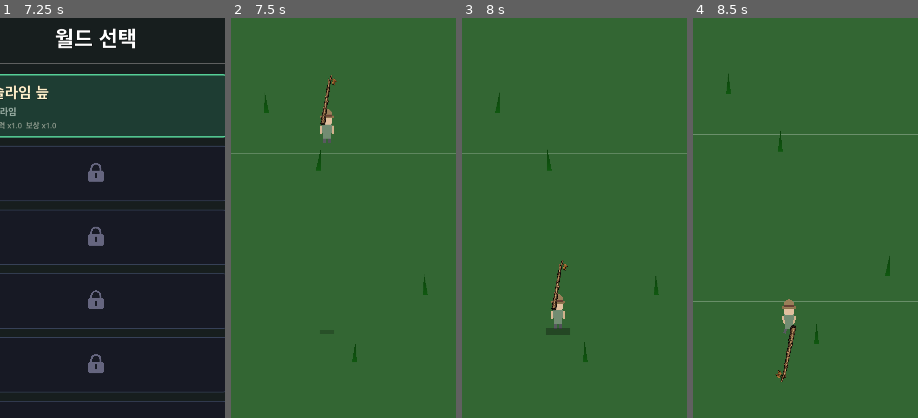
Above: before the commit, frames 1-4 (left to right).
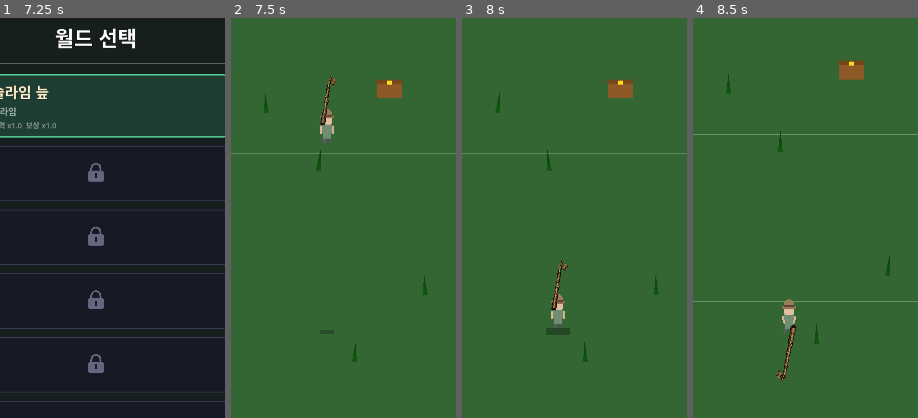
Above: after the commit, the same moments.

Repository: yellyB/game-kill_grass
Game: Godot game, scene res://scenes/ui/main_menu.tscn
The game is run twice, just before and just after one commit, with the same random seed, the same clock (stepped at 60 frames per second) and the same inputs. Sound files missing from this copy of the repository are replaced by a short silence.
Inputs (mouse positions are % of the whole screen's width and height, from its top left):
- Up to frame 1 (7.25 s): drag from (84, 5) to (60, 28) at 0.52 s; click (50, 50) at 1.25 s; drag from (30, 55) to (45, 70) at 2.02 s; move the mouse to (60, 28) at 2.77 s; hold D (move_right) 2.78-3.5 s; drag from (45, 70) to (20, 35) at 3.52 s; move the mouse to (80, 65) at 4.27 s; hold A (move_left) 4.28-5 s; click "건너뛰기" at 5 s; tap Enter at 5.75 s; drag from (20, 35) to (35, 25) at 5.77 s; click (50, 60) at 6.5 s
- Up to frame 2 (7.5 s): click "게임 입장" at 7.25 s
- Up to frame 3 (8 s): no input
- Up to frame 4 (8.5 s): move the mouse to (55, 50) at 8.02 s; hold S (move_down) from 8.03 s (still down); click (55, 50) at 8.17 s
The pictures show only the part of the screen within x 29-79%, y 12-62%; the shares and areas given below are measured in that part.

Frame 1 is identical in both runs. In frame 2, 0.5% of the frame differs, in the area x 64-77%, y 15-20%; in frame 3, 0.5%; in frame 4, 0.5%, in the area x 64-77%, y 10-16%.

Commit message:
Fix chest spawning on initial chunks and allow multiple chests
- Move chest signal connection to _ready() so initial chunk loads
  trigger chest spawn chance
- Remove single-chest-on-field restriction to allow multiple chests

Co-Authored-By: Claude Opus 4.6 <noreply@anthropic.com>

Diff:
--- a/scripts/monster_spawner.gd
+++ b/scripts/monster_spawner.gd
@@ -252,6 +252,12 @@
 var grass_spawner: Node2D = null
 
 func _ready() -> void:
+	# Connect chest spawning signal early so initial chunks are included
+	grass_spawner = get_tree().get_first_node_in_group("grass_spawner")
+	if not grass_spawner:
+		grass_spawner = get_parent().get_node_or_null("GrassSpawner")
+	if grass_spawner and grass_spawner.has_signal("new_chunk_entered"):
+		grass_spawner.new_chunk_entered.connect(_on_new_chunk_entered)
 	call_deferred("_find_player_and_spawn")
 	GameManager.beast_rush_requested.connect(_on_beast_rush)
 	GameManager.fury_boss_requested.connect(_on_fury_boss_requested)
@@ -275,14 +281,6 @@
 	spawned = true
 
 	_spawn_wave(randi_range(respawn_min, respawn_max))
-
-	# Connect to grass_spawner's new_chunk_entered signal for chest spawning
-	grass_spawner = get_tree().get_first_node_in_group("grass_spawner")
-	if not grass_spawner:
-		# Fallback: find by name in parent
-		grass_spawner = get_parent().get_node_or_null("GrassSpawner")
-	if grass_spawner and grass_spawner.has_signal("new_chunk_entered"):
-		grass_spawner.new_chunk_entered.connect(_on_new_chunk_entered)
 
 func _get_offscreen_position() -> Vector2:
 	var viewport_size = get_viewport().get_visible_rect().size
@@ -328,8 +326,6 @@
 	return filtered[0]
 
 func _on_new_chunk_entered(chunk_coord: Vector2i) -> void:
-	if chest_on_field:
-		return
 	if randf() > CHEST_CHUNK_CHANCE:
 		return
 	_spawn_chest_at_chunk(chunk_coord)
@@ -343,8 +339,6 @@
 
 	var chest = ChestScene.instantiate()
 	chest.position = pos
-	chest.tree_exited.connect(func(): chest_on_field = false)
-	chest_on_field = true
 	get_parent().add_child(chest)
 
 func _on_beast_rush() -> void:
